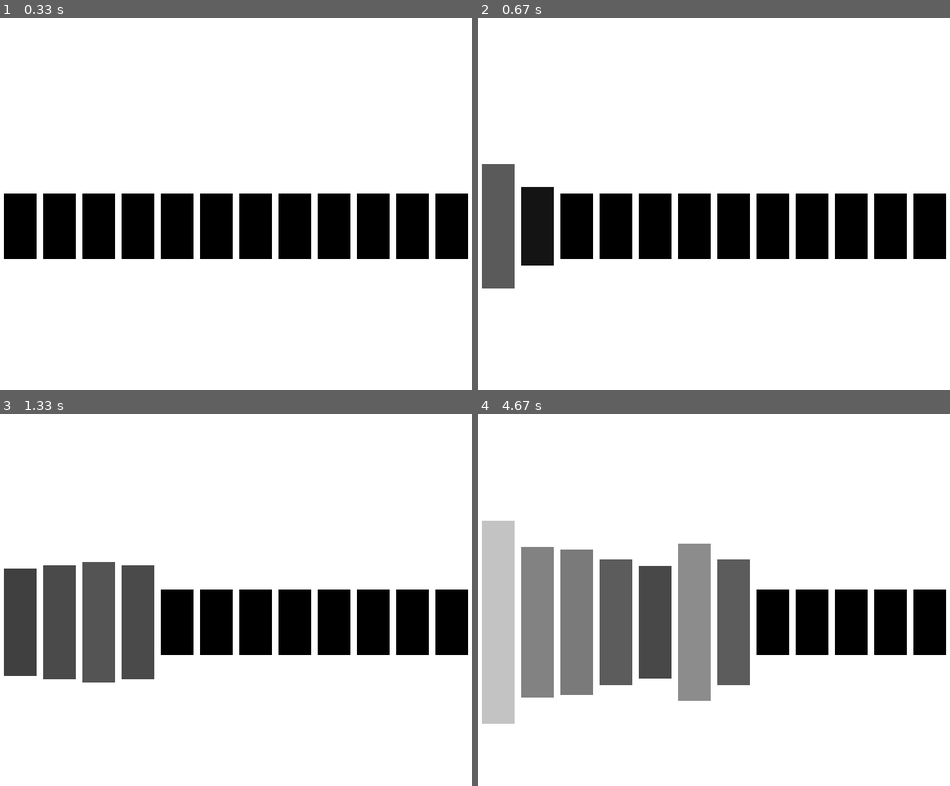
Above: before the commit, frames 1-4 (two rows, left to right).
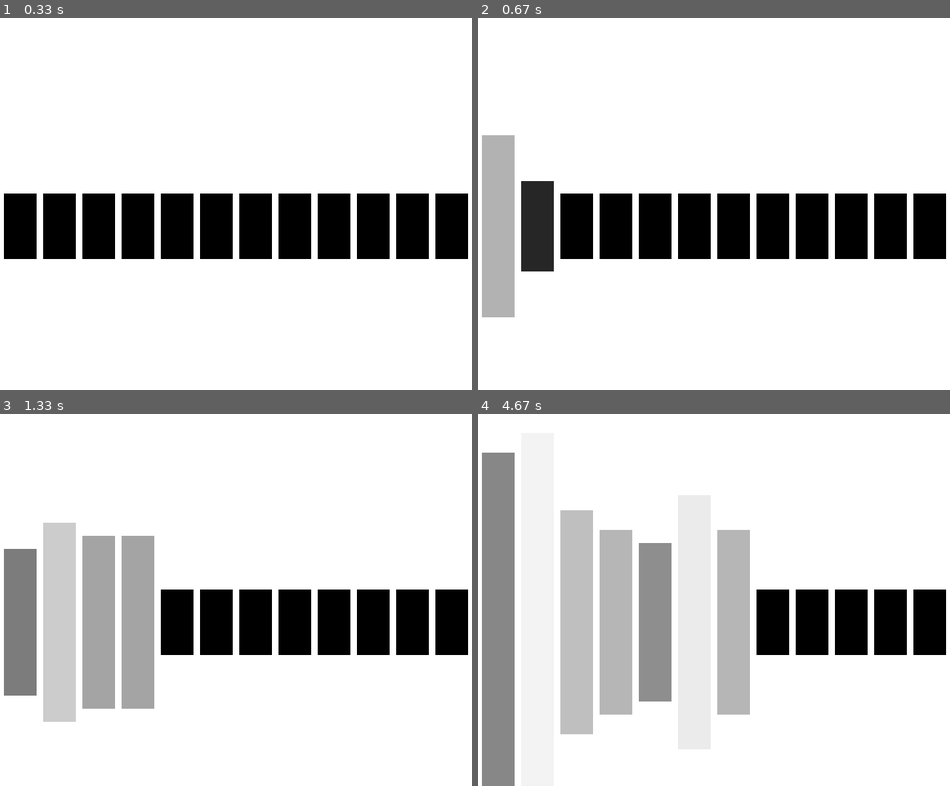
Above: after the commit, the same moments.

Repository: Jaleksi/Pygame
Game: pygame game, started from samples/palikkaperkele.py
Same seed, same stepped clock (60 frames per second), same inputs: the game is played once before the commit and once after it.
Inputs (mouse positions are in pixels of both pictures, inside the frame that each line leads up to):
- Up to frame 1 (0.33 s): no input
- Up to frame 2 (0.67 s): tap Space at 0.33 s
- Up to frame 3 (1.33 s): click (70, 529) at 0.72 s; click (424, 726) at 1.05 s
- Up to frame 4 (4.67 s): click (525, 577) at 1.38 s; click (709, 637) at 1.72 s; click (638, 507) at 2.05 s; tap Space at 2.4, 2.7, 2.9 s; click (846, 555) at 2.42 s; click (902, 559) at 2.92 s; click (553, 458) at 3.22 s; click (586, 659) at 3.55 s; click (898, 678) at 3.88 s; click (553, 733) at 4.22 s; click (610, 618) at 4.55 s

Frame 1 is identical in both runs. In frame 2, 3.6% of the frame differs, in the area x 0-17%, y 31-81%; in frame 3, 13%; in frame 4, 26%, in the area x 0-58%, y 10-100%.

Commit message:
palikkaperkele.py

Diff:
--- a/samples/palikkaperkele.py
+++ b/samples/palikkaperkele.py
@@ -63,18 +63,22 @@
             Palikka.aaltoilu = False
 
 
+def inbut():
+    for event in pygame.event.get():
+        if(event.type == pygame.QUIT):
+            pygame.quit()
+            exit()
+        if(event.type == pygame.KEYDOWN):
+            if(event.key == pygame.K_SPACE):
+                Palikka.aaltoilu = True
+                Palikka.aika = pygame.time.get_ticks()
+
+
 def main():
     Palikka.luo(12)
     while(True):
+        inbut()
         hiirix, hiiriy = pygame.mouse.get_pos()
-        for event in pygame.event.get():
-            if(event.type == pygame.QUIT):
-                pygame.quit()
-                exit()
-            if(event.type == pygame.KEYDOWN):
-                if(event.key == pygame.K_SPACE):
-                    Palikka.aaltoilu = True
-                    Palikka.aika = pygame.time.get_ticks()
         display.fill(pygame.Color("white"))
         for palikka in Palikka.palikat:
             palikka.piirto()
@@ -82,7 +86,7 @@
         if(Palikka.aaltoilu):
             Palikka.aalto()
         pygame.display.update()
-        clock.tick(20)
+        clock.tick(40)
 
 
 if(__name__ == "__main__"):
